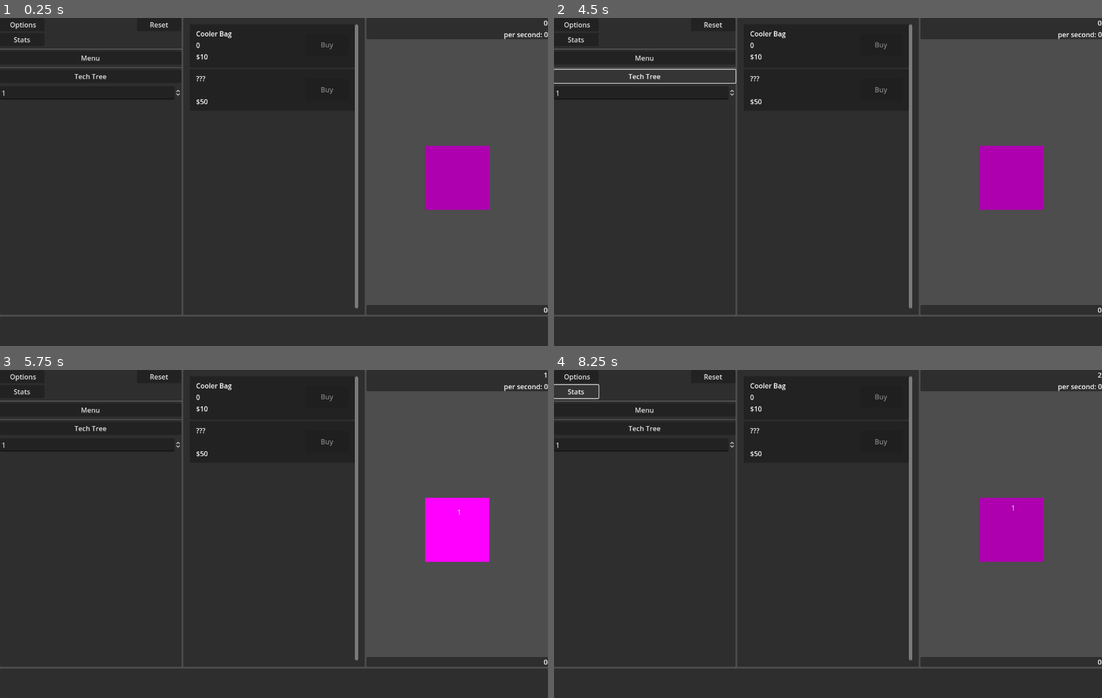
Above: before the commit, frames 1-4 (two rows, left to right).
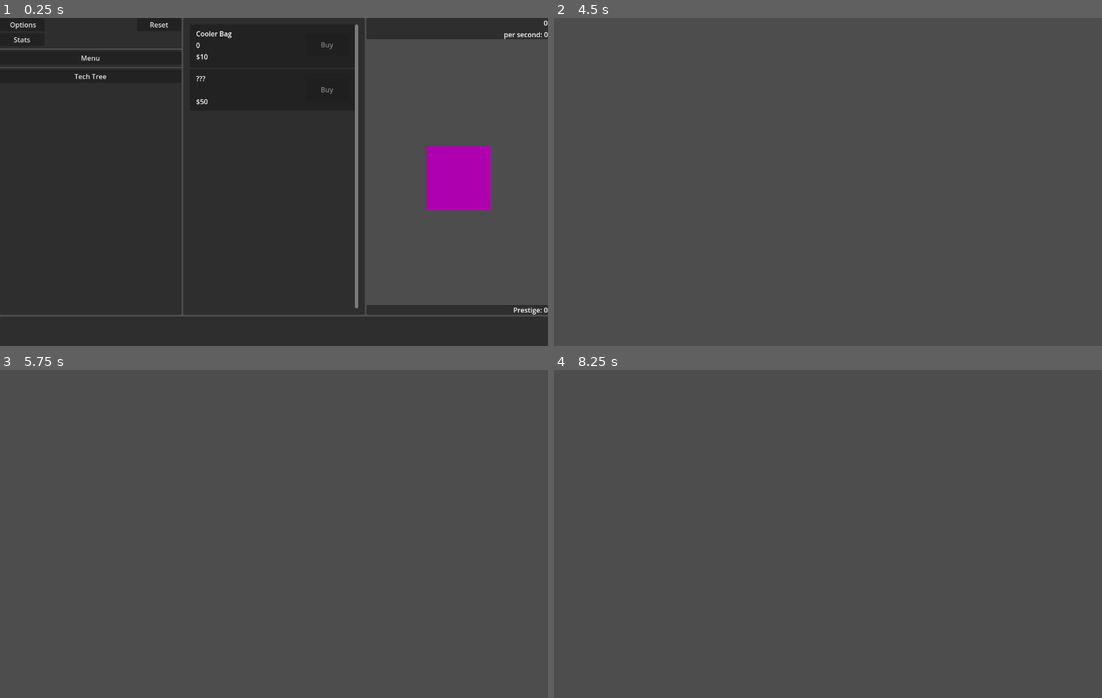
Above: after the commit, the same moments.

Repository: O-39889/tmic
Game: Godot game, scene res://scenes/Main.tscn
Same seed, same stepped clock (60 frames per second), same inputs: the game is played once before the commit and once after it.
Inputs (mouse positions are in pixels of both pictures, inside the frame that each line leads up to):
- Up to frame 1 (0.25 s): no input
- Up to frame 2 (4.5 s): click "Options" at 0.5 s; click "Stats" at 1.25 s; click "Reset" at 2 s; click "Menu" at 2.75 s; click "X" at 3.5 s; click "Tech Tree" at 4.25 s
- Up to frame 3 (5.75 s): click (454, 530) at 5.02 s
- Up to frame 4 (8.25 s): click (575, 392) at 5.75 s, where only the run before the commit has a clickable "Stats"; click (647, 429) at 6.5 s, where only the run before the commit has a clickable "Tech Tree"; click (1008, 530) at 7.27 s; click (575, 392) at 8 s, where only the run before the commit has a clickable "Stats"

The runs differ from the first frame. In frame 1, 0.1% of the frame differs, in the area x 0-100%, y 21-91%; in frame 2, 73%; in frame 3, 74%, in the area x 0-100%, y 0-100%; in frame 4, 74%.

Commit message:
Organize everything better (probably...)
Split different game "screens" into different scenes
TODO: also put all the code for managing the main scene into its script instead of just Main

Diff:
--- a/scenes/Main.tscn
+++ b/scenes/Main.tscn
@@ -1,177 +1,24 @@
 [gd_scene load_steps=6 format=3 uid="uid://i15pl33k6qwe"]
 
 [ext_resource type="Script" path="res://scripts/Main.gd" id="1_exypd"]
-[ext_resource type="PackedScene" uid="uid://oit24pi7quno" path="res://scenes/ClickMe.tscn" id="2_e5n4g"]
-[ext_resource type="PackedScene" uid="uid://bclyrbh0ul0f7" path="res://scenes/NewsTicker.tscn" id="3_4r544"]
+[ext_resource type="PackedScene" uid="uid://b6c8ipv4gnn" path="res://scenes/main_gui.tscn" id="2_gpgq0"]
+[ext_resource type="Script" path="res://scripts/main_gui.gd" id="3_gkgbo"]
 [ext_resource type="PackedScene" uid="uid://bet7oy137py8u" path="res://scenes/flavour_menu_test.tscn" id="4_w4ttl"]
-
-[sub_resource type="GDScript" id="GDScript_aehi6"]
-script/source = "extends SpinBox
-
-
-# Called when the node enters the scene tree for the first time.
-func _ready():
-	value_changed.connect(func(val: float): Game.base_click_production = val);
-"
+[ext_resource type="PackedScene" uid="uid://c6e5qq5r26ot6" path="res://scenes/techs/tech_tree_menu.tscn" id="5_8t61d"]
 
 [node name="Main" type="Node"]
 script = ExtResource("1_exypd")
 
-[node name="MainGUI" type="VBoxContainer" parent="."]
-anchors_preset = 15
-anchor_right = 1.0
-anchor_bottom = 1.0
-grow_horizontal = 2
-grow_vertical = 2
-size_flags_horizontal = 3
-size_flags_vertical = 3
-alignment = 1
+[node name="MainGUI" parent="." instance=ExtResource("2_gpgq0")]
+unique_name_in_owner = true
+script = ExtResource("3_gkgbo")
 
-[node name="ThreeContainer" type="HBoxContainer" parent="MainGUI"]
-layout_mode = 2
-size_flags_vertical = 3
-alignment = 1
-
-[node name="Leftmost" type="PanelContainer" parent="MainGUI/ThreeContainer"]
-layout_mode = 2
-size_flags_horizontal = 3
-
-[node name="VBoxContainer" type="VBoxContainer" parent="MainGUI/ThreeContainer/Leftmost"]
-layout_mode = 2
-
-[node name="HBoxContainer" type="HBoxContainer" parent="MainGUI/ThreeContainer/Leftmost/VBoxContainer"]
-layout_mode = 2
-
-[node name="VBoxContainer" type="VBoxContainer" parent="MainGUI/ThreeContainer/Leftmost/VBoxContainer/HBoxContainer"]
-layout_mode = 2
-size_flags_horizontal = 3
-size_flags_stretch_ratio = 0.5
-
-[node name="OptionsBtn" type="Button" parent="MainGUI/ThreeContainer/Leftmost/VBoxContainer/HBoxContainer/VBoxContainer"]
-layout_mode = 2
-text = " Options"
-
-[node name="StatsBtn" type="Button" parent="MainGUI/ThreeContainer/Leftmost/VBoxContainer/HBoxContainer/VBoxContainer"]
-layout_mode = 2
-text = "Stats"
-
-[node name="Spacer" type="Control" parent="MainGUI/ThreeContainer/Leftmost/VBoxContainer/HBoxContainer"]
-layout_mode = 2
-size_flags_horizontal = 3
-
-[node name="VBoxContainer2" type="VBoxContainer" parent="MainGUI/ThreeContainer/Leftmost/VBoxContainer/HBoxContainer"]
-layout_mode = 2
-size_flags_horizontal = 3
-size_flags_stretch_ratio = 0.5
-
-[node name="ResetBtn" type="Button" parent="MainGUI/ThreeContainer/Leftmost/VBoxContainer/HBoxContainer/VBoxContainer2"]
-layout_mode = 2
-text = "Reset"
-
-[node name="HSeparator" type="HSeparator" parent="MainGUI/ThreeContainer/Leftmost/VBoxContainer"]
-layout_mode = 2
-
-[node name="FlavoursBtn" type="Button" parent="MainGUI/ThreeContainer/Leftmost/VBoxContainer"]
-layout_mode = 2
-text = "Menu"
-
-[node name="HSeparator2" type="HSeparator" parent="MainGUI/ThreeContainer/Leftmost/VBoxContainer"]
-layout_mode = 2
-
-[node name="TechsBtn" type="Button" parent="MainGUI/ThreeContainer/Leftmost/VBoxContainer"]
-layout_mode = 2
-text = "Tech Tree"
-
-[node name="TechShortcuts" type="HFlowContainer" parent="MainGUI/ThreeContainer/Leftmost/VBoxContainer"]
-layout_mode = 2
-
-[node name="SpinBox" type="SpinBox" parent="MainGUI/ThreeContainer/Leftmost/VBoxContainer"]
-layout_mode = 2
-min_value = 1.0
-max_value = 9.22337e+18
-value = 1.0
-rounded = true
-script = SubResource("GDScript_aehi6")
-
-[node name="BusinessList" type="PanelContainer" parent="MainGUI/ThreeContainer"]
-custom_minimum_size = Vector2(320, 0)
-layout_mode = 2
-size_flags_horizontal = 3
-
-[node name="MarginContainer" type="MarginContainer" parent="MainGUI/ThreeContainer/BusinessList"]
-layout_mode = 2
-theme_override_constants/margin_left = 15
-theme_override_constants/margin_top = 15
-theme_override_constants/margin_right = 15
-theme_override_constants/margin_bottom = 15
-
-[node name="ScrollContainer" type="ScrollContainer" parent="MainGUI/ThreeContainer/BusinessList/MarginContainer"]
-clip_contents = false
-layout_mode = 2
-horizontal_scroll_mode = 0
-vertical_scroll_mode = 2
-
-[node name="BusinessesList" type="VBoxContainer" parent="MainGUI/ThreeContainer/BusinessList/MarginContainer/ScrollContainer"]
-custom_minimum_size = Vector2(320, 150)
-layout_mode = 2
-size_flags_horizontal = 3
-size_flags_vertical = 3
-
-[node name="Rightmost" type="VBoxContainer" parent="MainGUI/ThreeContainer"]
-layout_mode = 2
-size_flags_horizontal = 3
-
-[node name="VBoxContainer" type="VBoxContainer" parent="MainGUI/ThreeContainer/Rightmost"]
-layout_mode = 2
-size_flags_horizontal = 3
-size_flags_vertical = 3
-
-[node name="PanelContainer" type="PanelContainer" parent="MainGUI/ThreeContainer/Rightmost/VBoxContainer"]
-layout_mode = 2
-
-[node name="BoxContainer" type="VBoxContainer" parent="MainGUI/ThreeContainer/Rightmost/VBoxContainer/PanelContainer"]
-layout_mode = 2
-
-[node name="BankCounter" type="Label" parent="MainGUI/ThreeContainer/Rightmost/VBoxContainer/PanelContainer/BoxContainer"]
-layout_mode = 2
-size_flags_horizontal = 8
-text = "0"
-horizontal_alignment = 2
-
-[node name="IpsCounter" type="Label" parent="MainGUI/ThreeContainer/Rightmost/VBoxContainer/PanelContainer/BoxContainer"]
-layout_mode = 2
-size_flags_horizontal = 8
-text = "per second:"
-horizontal_alignment = 2
-
-[node name="MarginContainer" type="MarginContainer" parent="MainGUI/ThreeContainer/Rightmost/VBoxContainer"]
-layout_mode = 2
-size_flags_vertical = 3
-theme_override_constants/margin_left = 0
-theme_override_constants/margin_top = 0
-theme_override_constants/margin_right = 0
-theme_override_constants/margin_bottom = 0
-
-[node name="ClickMe" parent="MainGUI/ThreeContainer/Rightmost/VBoxContainer/MarginContainer" instance=ExtResource("2_e5n4g")]
-layout_mode = 2
-
-[node name="PanelContainer2" type="PanelContainer" parent="MainGUI/ThreeContainer/Rightmost/VBoxContainer/MarginContainer"]
-layout_mode = 2
-size_flags_vertical = 8
-
-[node name="BoxContainer" type="VBoxContainer" parent="MainGUI/ThreeContainer/Rightmost/VBoxContainer/MarginContainer/PanelContainer2"]
-layout_mode = 2
-
-[node name="PrestigeCounterMaybe" type="Label" parent="MainGUI/ThreeContainer/Rightmost/VBoxContainer/MarginContainer/PanelContainer2/BoxContainer"]
-layout_mode = 2
-size_flags_horizontal = 8
-text = "0"
-horizontal_alignment = 2
-
-[node name="NewsTicker" parent="MainGUI" instance=ExtResource("3_4r544")]
-layout_mode = 2
-
-[node name="FlavourMenuTest" parent="." instance=ExtResource("4_w4ttl")]
+[node name="FlavourMenu" parent="." instance=ExtResource("4_w4ttl")]
+unique_name_in_owner = true
+process_mode = 4
 visible = false
 
-[connection signal="pressed" from="MainGUI/ThreeContainer/Leftmost/VBoxContainer/FlavoursBtn" to="." method="_on_flavours_btn_pressed"]
+[node name="TechTreeMenu" parent="." instance=ExtResource("5_8t61d")]
+unique_name_in_owner = true
+process_mode = 4
+visible = false
--- a/scenes/flavour_menu_test.tscn
+++ b/scenes/flavour_menu_test.tscn
@@ -8,7 +8,7 @@
 [sub_resource type="LabelSettings" id="LabelSettings_wbpc7"]
 font_size = 24
 
-[node name="FlavourMenuTest" type="PanelContainer"]
+[node name="FlavourMenu" type="PanelContainer"]
 custom_minimum_size = Vector2(1280, 720)
 anchors_preset = 15
 anchor_right = 1.0
--- /dev/null
+++ b/scenes/main_gui.tscn
@@ -0,0 +1,161 @@
+[gd_scene load_steps=3 format=3 uid="uid://b6c8ipv4gnn"]
+
+[ext_resource type="PackedScene" uid="uid://oit24pi7quno" path="res://scenes/ClickMe.tscn" id="1_euaed"]
+[ext_resource type="PackedScene" uid="uid://bclyrbh0ul0f7" path="res://scenes/NewsTicker.tscn" id="2_3nm4n"]
+
+[node name="MainGUI" type="VBoxContainer"]
+anchors_preset = 15
+anchor_right = 1.0
+anchor_bottom = 1.0
+grow_horizontal = 2
+grow_vertical = 2
+size_flags_horizontal = 3
+size_flags_vertical = 3
+alignment = 1
+
+[node name="ThreeContainer" type="HBoxContainer" parent="."]
+layout_mode = 2
+size_flags_vertical = 3
+alignment = 1
+
+[node name="Leftmost" type="PanelContainer" parent="ThreeContainer"]
+layout_mode = 2
+size_flags_horizontal = 3
+
+[node name="VBoxContainer" type="VBoxContainer" parent="ThreeContainer/Leftmost"]
+layout_mode = 2
+
+[node name="HBoxContainer" type="HBoxContainer" parent="ThreeContainer/Leftmost/VBoxContainer"]
+layout_mode = 2
+
+[node name="VBoxContainer" type="VBoxContainer" parent="ThreeContainer/Leftmost/VBoxContainer/HBoxContainer"]
+layout_mode = 2
+size_flags_horizontal = 3
+size_flags_stretch_ratio = 0.5
+
+[node name="OptionsBtn" type="Button" parent="ThreeContainer/Leftmost/VBoxContainer/HBoxContainer/VBoxContainer"]
+unique_name_in_owner = true
+layout_mode = 2
+text = " Options"
+
+[node name="StatsBtn" type="Button" parent="ThreeContainer/Leftmost/VBoxContainer/HBoxContainer/VBoxContainer"]
+unique_name_in_owner = true
+layout_mode = 2
+text = "Stats"
+
+[node name="Spacer" type="Control" parent="ThreeContainer/Leftmost/VBoxContainer/HBoxContainer"]
+layout_mode = 2
+size_flags_horizontal = 3
+
+[node name="VBoxContainer2" type="VBoxContainer" parent="ThreeContainer/Leftmost/VBoxContainer/HBoxContainer"]
+layout_mode = 2
+size_flags_horizontal = 3
+size_flags_stretch_ratio = 0.5
+
+[node name="ResetBtn" type="Button" parent="ThreeContainer/Leftmost/VBoxContainer/HBoxContainer/VBoxContainer2"]
+unique_name_in_owner = true
+layout_mode = 2
+text = "Reset"
+
+[node name="HSeparator" type="HSeparator" parent="ThreeContainer/Leftmost/VBoxContainer"]
+layout_mode = 2
+
+[node name="FlavoursBtn" type="Button" parent="ThreeContainer/Leftmost/VBoxContainer"]
+unique_name_in_owner = true
+layout_mode = 2
+text = "Menu"
+
+[node name="HSeparator2" type="HSeparator" parent="ThreeContainer/Leftmost/VBoxContainer"]
+layout_mode = 2
+
+[node name="TechsBtn" type="Button" parent="ThreeContainer/Leftmost/VBoxContainer"]
+unique_name_in_owner = true
+layout_mode = 2
+text = "Tech Tree"
+
+[node name="TechShortcuts" type="HFlowContainer" parent="ThreeContainer/Leftmost/VBoxContainer"]
+unique_name_in_owner = true
+layout_mode = 2
+
+[node name="BusinessList" type="PanelContainer" parent="ThreeContainer"]
+custom_minimum_size = Vector2(320, 0)
+layout_mode = 2
+size_flags_horizontal = 3
+
+[node name="MarginContainer" type="MarginContainer" parent="ThreeContainer/BusinessList"]
+layout_mode = 2
+theme_override_constants/margin_left = 15
+theme_override_constants/margin_top = 15
+theme_override_constants/margin_right = 15
+theme_override_constants/margin_bottom = 15
+
+[node name="ScrollContainer" type="ScrollContainer" parent="ThreeContainer/BusinessList/MarginContainer"]
+clip_contents = false
+layout_mode = 2
+horizontal_scroll_mode = 0
+vertical_scroll_mode = 2
+
+[node name="BusinessesList" type="VBoxContainer" parent="ThreeContainer/BusinessList/MarginContainer/ScrollContainer"]
+unique_name_in_owner = true
+custom_minimum_size = Vector2(320, 150)
+layout_mode = 2
+size_flags_horizontal = 3
+size_flags_vertical = 3
+
+[node name="Rightmost" type="VBoxContainer" parent="ThreeContainer"]
+layout_mode = 2
+size_flags_horizontal = 3
+
+[node name="VBoxContainer" type="VBoxContainer" parent="ThreeContainer/Rightmost"]
+layout_mode = 2
+size_flags_horizontal = 3
+size_flags_vertical = 3
+
+[node name="PanelContainer" type="PanelContainer" parent="ThreeContainer/Rightmost/VBoxContainer"]
+layout_mode = 2
+
+[node name="BoxContainer" type="VBoxContainer" parent="ThreeContainer/Rightmost/VBoxContainer/PanelContainer"]
+layout_mode = 2
+
+[node name="BankCounter" type="Label" parent="ThreeContainer/Rightmost/VBoxContainer/PanelContainer/BoxContainer"]
+unique_name_in_owner = true
+layout_mode = 2
+size_flags_horizontal = 8
+text = "0"
+horizontal_alignment = 2
+
+[node name="IpsCounter" type="Label" parent="ThreeContainer/Rightmost/VBoxContainer/PanelContainer/BoxContainer"]
+unique_name_in_owner = true
+layout_mode = 2
+size_flags_horizontal = 8
+text = "per second:"
+horizontal_alignment = 2
+
+[node name="MarginContainer" type="MarginContainer" parent="ThreeContainer/Rightmost/VBoxContainer"]
+layout_mode = 2
+size_flags_vertical = 3
+theme_override_constants/margin_left = 0
+theme_override_constants/margin_top = 0
+theme_override_constants/margin_right = 0
+theme_override_constants/margin_bottom = 0
+
+[node name="ClickMe" parent="ThreeContainer/Rightmost/VBoxContainer/MarginContainer" instance=ExtResource("1_euaed")]
+unique_name_in_owner = true
+layout_mode = 2
+
+[node name="PanelContainer2" type="PanelContainer" parent="ThreeContainer/Rightmost/VBoxContainer/MarginContainer"]
+layout_mode = 2
+size_flags_vertical = 8
+
+[node name="BoxContainer" type="VBoxContainer" parent="ThreeContainer/Rightmost/VBoxContainer/MarginContainer/PanelContainer2"]
+layout_mode = 2
+
+[node name="PrestigeCounterMaybe" type="Label" parent="ThreeContainer/Rightmost/VBoxContainer/MarginContainer/PanelContainer2/BoxContainer"]
+unique_name_in_owner = true
+layout_mode = 2
+size_flags_horizontal = 8
+text = "Prestige: 0"
+horizontal_alignment = 2
+
+[node name="NewsTicker" parent="." instance=ExtResource("2_3nm4n")]
+layout_mode = 2
--- a/scenes/techs/tech_tree_menu.tscn
+++ b/scenes/techs/tech_tree_menu.tscn
@@ -52,3 +52,5 @@
 offset_right = 3064.0
 offset_bottom = 2040.0
 border_width = 5.0
+
+[connection signal="visibility_changed" from="." to="." method="_on_visibility_changed"]
--- a/scripts/ClickMe.gd
+++ b/scripts/ClickMe.gd
@@ -1,4 +1,4 @@
-extends CenterContainer
+class_name Clickme extends CenterContainer;
 
 
 signal clicked;
--- a/scripts/Game.gd
+++ b/scripts/Game.gd
@@ -86,7 +86,6 @@
 func purchase_upgrade(u: Upgrade):
 	assert(not u.purchased, 'This upgrade ' + u.short_name + ' is already purchased');
 	u.purchased = true;
-
 	Game.counter -= u.price;
 	purchased_upgrades.insert(purchased_upgrades.bsearch_custom(
 		u, func(a: Upgrade, b: Upgrade):
--- a/scripts/Main.gd
+++ b/scripts/Main.gd
@@ -1,8 +1,4 @@
-extends Node
-
-
-signal timer_framerule;
-signal timer_slow;
+class_name Main extends Node;
 
 
 enum View {
@@ -12,55 +8,52 @@
 };
 
 
-const COUNTER_UPDATE_FASTEST : float = 1.0 / 15.0;
+@onready var COUNTER_UPDATE_FASTEST : float = 1.0 / (Engine.physics_ticks_per_second / 2.0);
 const COUNTER_UPDATE_FRAMERULE : float = 0.35; # hehe
 const COUNTER_UPDATE_SLOW : float = 0.7;
 
+# counterss, will update in _process()
 var fastest_tick : float = 0;
 var framerule_tick : float = 0;
 var slow_tick : float = 0;
 
-@onready var FPS : int = Engine.physics_ticks_per_second;
-
-static var b_control := preload("res://scenes/Business.tscn");
-static var click_label := preload("res://scenes/FloatingLabel.tscn");
-
-
-var current_view: View =-1:
+const BUSINESS_PACKED := preload("res://scenes/Business.tscn");
+const CLICK_LABEL_PACKED := preload("res://scenes/FloatingLabel.tscn");
+
+
+var current_view: View = View.MAIN:
 	get:
 		return current_view;
 	set(value):
+		#print('Setting current view from ', views[current_view], ' to ', views[value]);
 		if value == current_view:
-			return;
+			pass; # we don't return just in case we somehow didn't update it earlier
+			# actually that one was for initial setting heheheha
 		current_view = value;
-		for i in range(views.size()):
-			if i != value:
-				if not(i == View.MAIN and value == View.FLAVOURS) or true:
-					views[i].visible = false;
-				views[i].process_mode = Node.PROCESS_MODE_DISABLED;
-				# idk how to make it come back though, considering that some input nodes
-				# would need different treatment
-				# seems like setting process_mode to disabled stops input
-				# events though????
-				# views[i].propagate_call('set_mouse_filter', [Control.MOUSE_FILTER_IGNORE]);
+		for key in views:
+			if key != value:
+				if views[key].has_method('hide_menu'):
+					views[key].hide_menu();
 			else:
-				views[i].visible = true;
-				views[i].process_mode = Node.PROCESS_MODE_INHERIT;
-		match value:
-			View.MAIN:
-				pass;
-			View.FLAVOURS:
-				views[value].force_update();
-			View.TECHS:
-				pass;
-
-
-@onready var businesses_list := find_child("BusinessesList");
-@onready var bank_counter := find_child("BankCounter")
-@onready var ips_counter := find_child("IpsCounter");
-@onready var clickme := find_child("ClickMe");
-
-@onready var views : Array[Node] = get_children();
+				if views[key].has_method('show_menu'):
+					views[key].show_menu();
+
+
+@onready var main : MainGui = %MainGUI;
+@onready var flavour_menu : FlavourMenu = %FlavourMenu;
+@onready var tech_tree_menu : TechTreeMenu = %TechTreeMenu;
+
+@onready var businesses_list := main.business_list;
+@onready var bank_counter := main.bank_counter;
+@onready var ips_counter := main.ips_counter;
+@onready var clickme : Clickme = main.clickme;
+
+# probably won't need this anymore
+@onready var views : Dictionary = {
+	View.MAIN : main,
+	View.FLAVOURS : flavour_menu,
+	View.TECHS : tech_tree_menu,
+};
 
 @onready var bs_arr := Game.bs_arr;
 @onready var bs_dict := Game.bs_dict;
@@ -77,7 +70,7 @@
 	# no!! should actually only add the unlocked ones
 	var previous : Control = null;
 	for b in bs_arr:
-		var b_node := b_control.instantiate();
+		var b_node := BUSINESS_PACKED.instantiate();
 		b_node.previous = previous;
 		b_node.business = b;
 		businesses_list.add_child(b_node);
@@ -87,7 +80,9 @@
 	EventBus.upgrade_purchased.connect(_on_upgrade_purchased);
 	EventBus.flavour_purchased.connect(_on_flavour_purchased);
 	#$MainGUI.process_mode = Node.PROCESS_MODE_DISABLED;
-	views[View.FLAVOURS].exit_button.pressed.connect(func(): current_view = View.MAIN );
+	main.flavours_btn.pressed.connect(func(): current_view = View.FLAVOURS);
+	main.techs_btn.pressed.connect(func(): current_view = View.TECHS);
+	flavour_menu.exit_button.pressed.connect(func(): current_view = View.MAIN);
 
 
 # for updating UI stuff (counters etc)
@@ -95,18 +90,16 @@
 	fastest_tick += delta;
 	framerule_tick += delta;
 	if fastest_tick >= COUNTER_UPDATE_FASTEST:
-		fastest_tick = 0;
+		fastest_tick = 0.0;
 		update_counter();
 		update_ips();
 		EventBus.update_fastest.emit();
 	if framerule_tick >= COUNTER_UPDATE_FRAMERULE:
-		framerule_tick = 0;
-		timer_framerule.emit();
+		framerule_tick = 0.0;
 		EventBus.update_framerule.emit();
 	if slow_tick >= COUNTER_UPDATE_SLOW:
-		slow_tick = 0;
+		slow_tick = 0.0;
 		EventBus.update_slow.emit();
-	pass
 
 
 # for updating game logic stuff (production etc)
@@ -148,7 +141,7 @@
 	Game.counter += produced;
 	update_counter();
 	var pos := get_viewport().get_mouse_position();
-	var label := click_label.instantiate();
+	var label := CLICK_LABEL_PACKED.instantiate();
 	label.text = Globals.format_num(produced);
 	label.position = pos - Vector2(0, 25);
 	add_child(label);
--- a/scripts/NewsTicker.gd
+++ b/scripts/NewsTicker.gd
@@ -1,11 +1 @@
-extends Panel
-
-
-# Called when the node enters the scene tree for the first time.
-func _ready():
-	pass # Replace with function body.
-
-
-# Called every frame. 'delta' is the elapsed time since the previous frame.
-func _process(delta):
-	pass
+class_name NewsTicker extends Panel;
--- a/scripts/flavour_menu.gd
+++ b/scripts/flavour_menu.gd
@@ -1,4 +1,4 @@
-extends PanelContainer;
+class_name FlavourMenu extends PanelContainer;
 
 
 static var card_packed : PackedScene = preload("res://scenes/FlavourCard.tscn");
@@ -26,6 +26,18 @@
 	flavour_list.add_child(card);
 
 
+func hide_menu():
+	visible = false;
+	process_mode = Node.PROCESS_MODE_DISABLED;
+
+
+func show_menu():
+	visible = true;
+	process_mode = Node.PROCESS_MODE_INHERIT;
+	_update_flavour_list();
+	_update_counter();
+
+
 func force_update():
 	_update_flavour_list();
 	_update_counter();
--- /dev/null
+++ b/scripts/main_gui.gd
@@ -0,0 +1,28 @@
+class_name MainGui extends VBoxContainer;
+
+
+@onready var options_btn : Button = %OptionsBtn;
+@onready var stats_btn : Button = %StatsBtn;
+@onready var reset_btn : Button = %ResetBtn;
+
+@onready var flavours_btn : Button = %FlavoursBtn;
+@onready var techs_btn : Button = %TechsBtn;
+@onready var tech_shortcuts : HFlowContainer = %TechShortcuts;
+
+@onready var business_list : VBoxContainer = %BusinessesList;
+@onready var bank_counter : Label = %BankCounter;
+@onready var ips_counter : Label = %IpsCounter;
+
+@onready var prestige_counter : Label = %PrestigeCounter;
+
+@onready var clickme : Clickme = %ClickMe;
+
+
+func hide_menu():
+	visible = false;
+	process_mode = Node.PROCESS_MODE_DISABLED;
+
+
+func show_menu():
+	visible = true;
+	process_mode = Node.PROCESS_MODE_INHERIT;
--- a/scripts/tech_tree_menu.gd
+++ b/scripts/tech_tree_menu.gd
@@ -1,19 +1,45 @@
+@tool
 class_name TechTreeMenu extends Control;
 
 
 @onready var bounds : Vector2 = $ReferenceRect.size;
-@onready var player : ParallaxLayer = $ParallaxBackground/ParallaxLayer;
-@onready var content : Node2D = $Stuff;
+@onready var parallax_background : ParallaxBackground = $ParallaxBackground;
+@onready var parallax_layer : ParallaxLayer = $ParallaxBackground/ParallaxLayer;
+
+
+func _ready():
+	pass
+	#print('Tech tree ready');
 
 
 func _input(event):
-	if Input.is_action_pressed("mouse_left"):
-		if event is InputEventMouseMotion:
-			move(event.relative);
+	if not Engine.is_editor_hint():
+		if Input.is_action_pressed("mouse_left"):
+			if event is InputEventMouseMotion:
+				move(event.relative);
 
 
 func move(offset: Vector2):
-	var new_pos : Vector2 = ((player.motion_offset + offset)
+	var new_pos : Vector2 = ((parallax_layer.motion_offset + offset)
 	.clamp(-bounds + get_viewport_rect().size, Vector2.ZERO));
-	player.motion_offset = new_pos;
-	content.position = new_pos;
+	parallax_layer.motion_offset = new_pos;
+
+
+func hide_menu():
+	parallax_background.visible = false;
+	self.visible = false;
+	process_mode = Node.PROCESS_MODE_DISABLED;
+
+
+func show_menu():
+	#print('Loading tech tree...');
+	parallax_background.visible = true;
+	self.visible = true;
+	process_mode = Node.PROCESS_MODE_INHERIT;
+
+
+
+func _on_visibility_changed():
+	#print('Tech tree visibility changed');
+	if parallax_background:
+		parallax_background.visible = self.visible;
